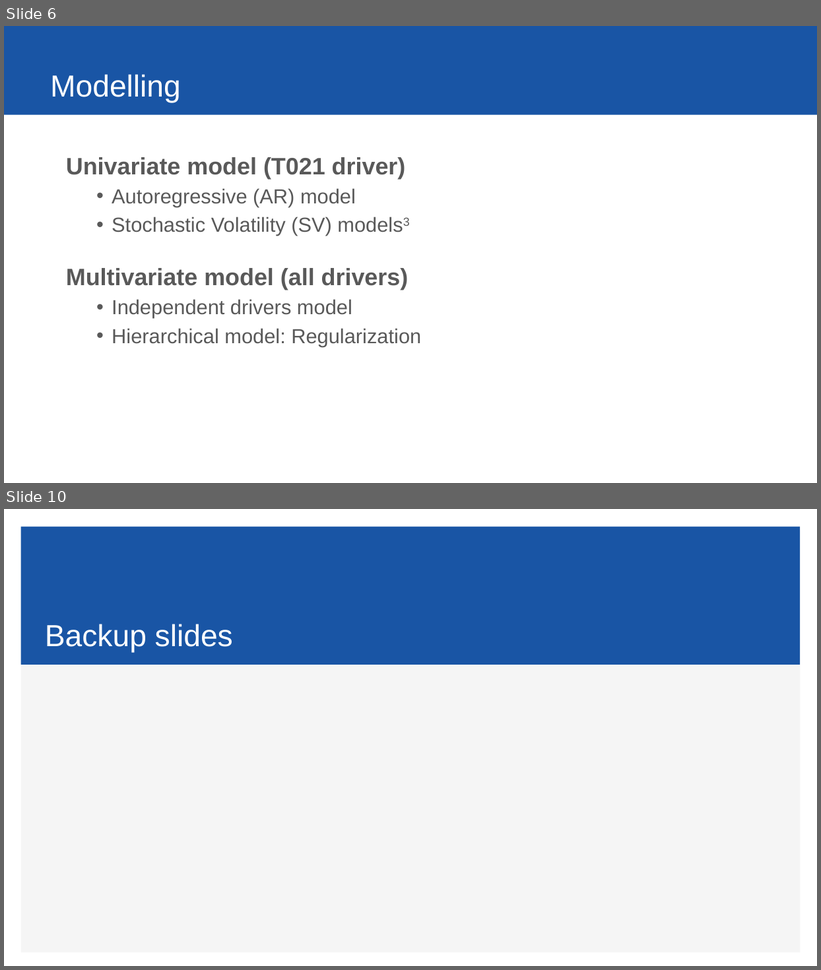
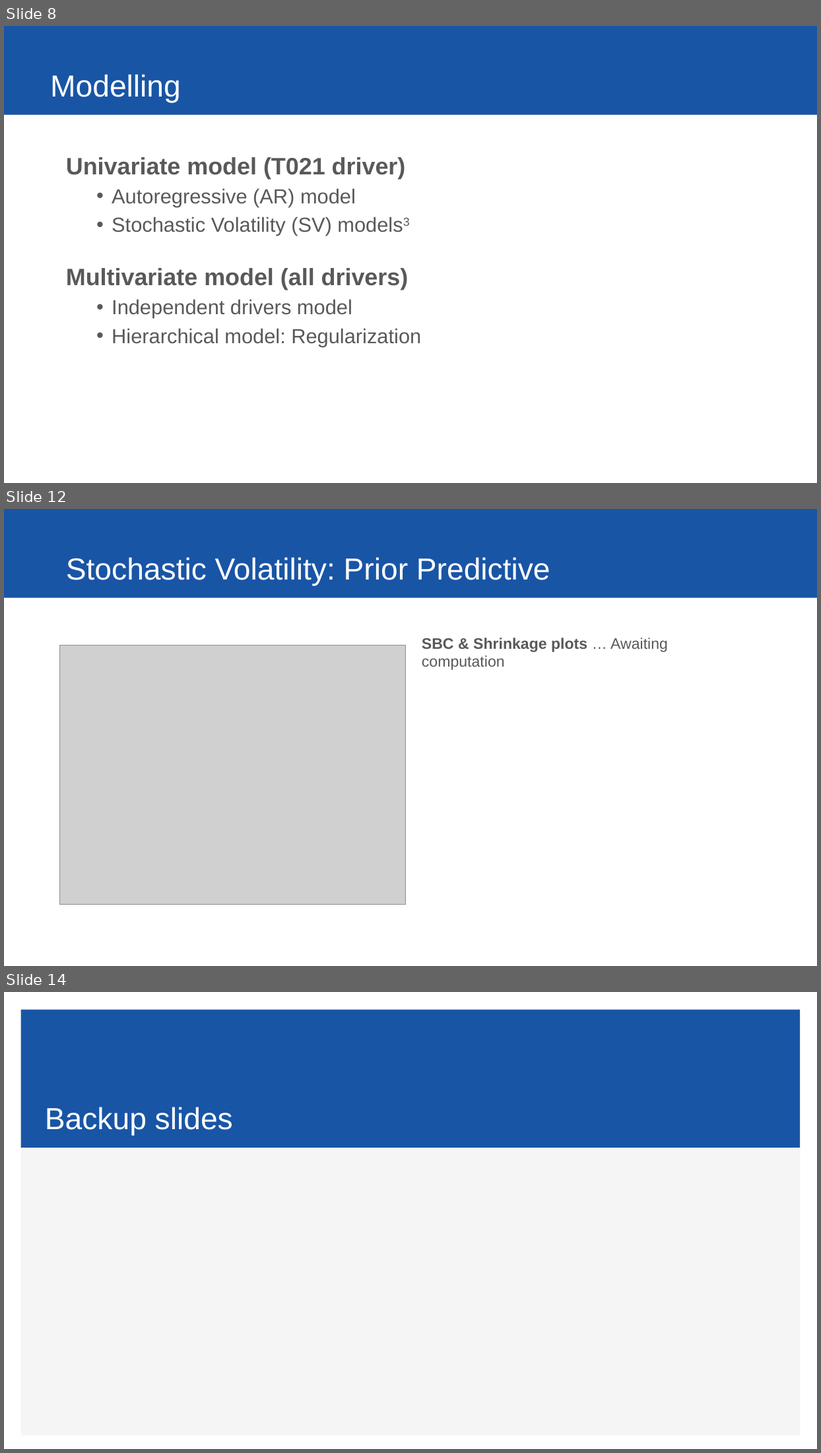
Before and after one commit to ybryan/stat685_distracted_driving, a slide deck: src/presentation/final_presentation.pptx. Shown one above the other, each under a label of ours: slides 6 and 10 before the commit, slides 8, 12 and 14 after it; the slides between them are not shown. The pictures are 821x970 and 821x1453 pixels, drawn with LibreOffice and Linux fonts; fonts in the diff are those of the drawing; grey boxes stand for pictures. Boxes give left, top, right and bottom in pixels: in the first picture for what was removed or moved away, otherwise in the second. Text is boxed around its words. In the diff, an @@ line names an element or a change of style, - is before the commit and + after.

```diff
--- a/src/presentation/final_presentation.pptx
+++ b/src/presentation/final_presentation.pptx
@@ slide 12 added at box(4, 509, 817, 966), background #FFFFFF; not listed: 1 template element that a slide beside it also shows @@
@@ title added at box(66, 557, 550, 586), 36 pt, text #FFFFFF @@
+Stochastic Volatility: Prior Predictive
@@ picture added at box(60, 646, 406, 905) @@
@@ text added at box(422, 638, 668, 670), 18 pt, text #595959 @@
+SBC & Shrinkage plots … Awaiting computation
@@ what was slide 6 is now slide 8 @@
@@ what was slide 10 is now slide 14 @@
```
Also in this commit, not shown: 4 slides changed, 2 other slides added, 5 other files.
